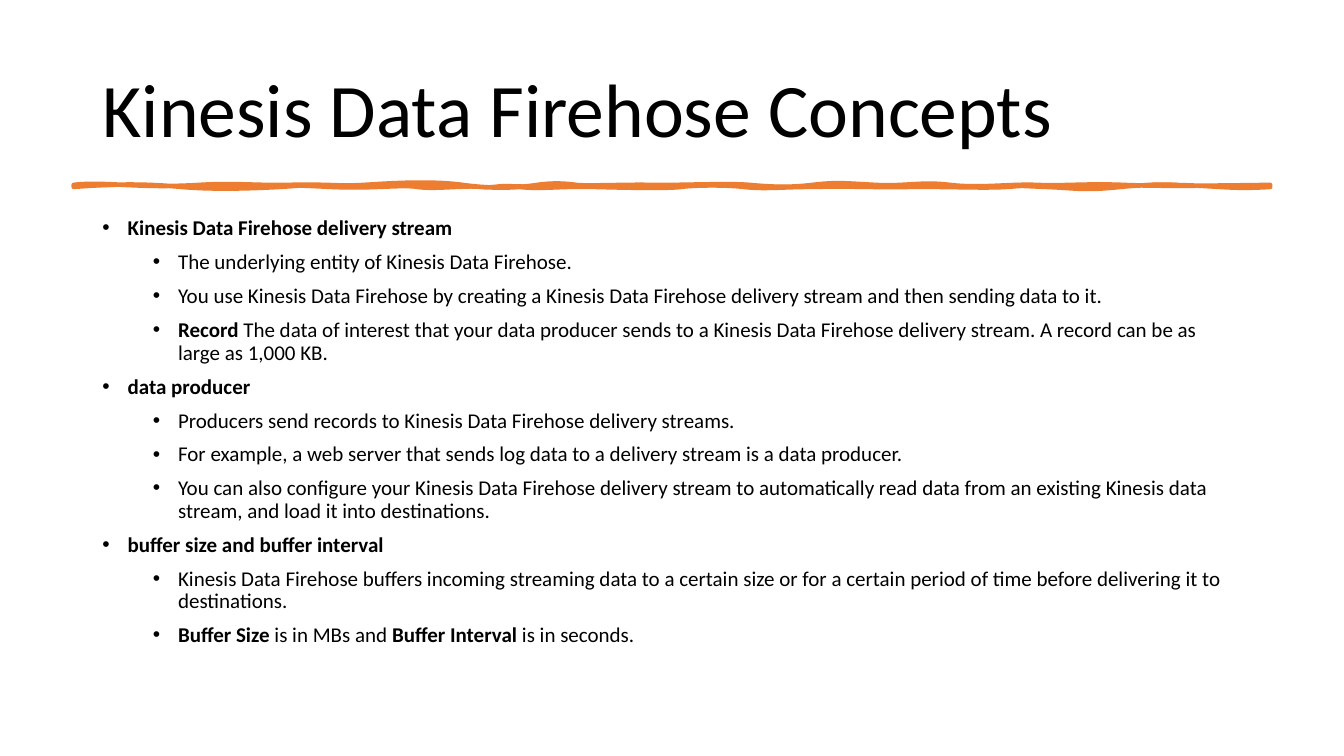
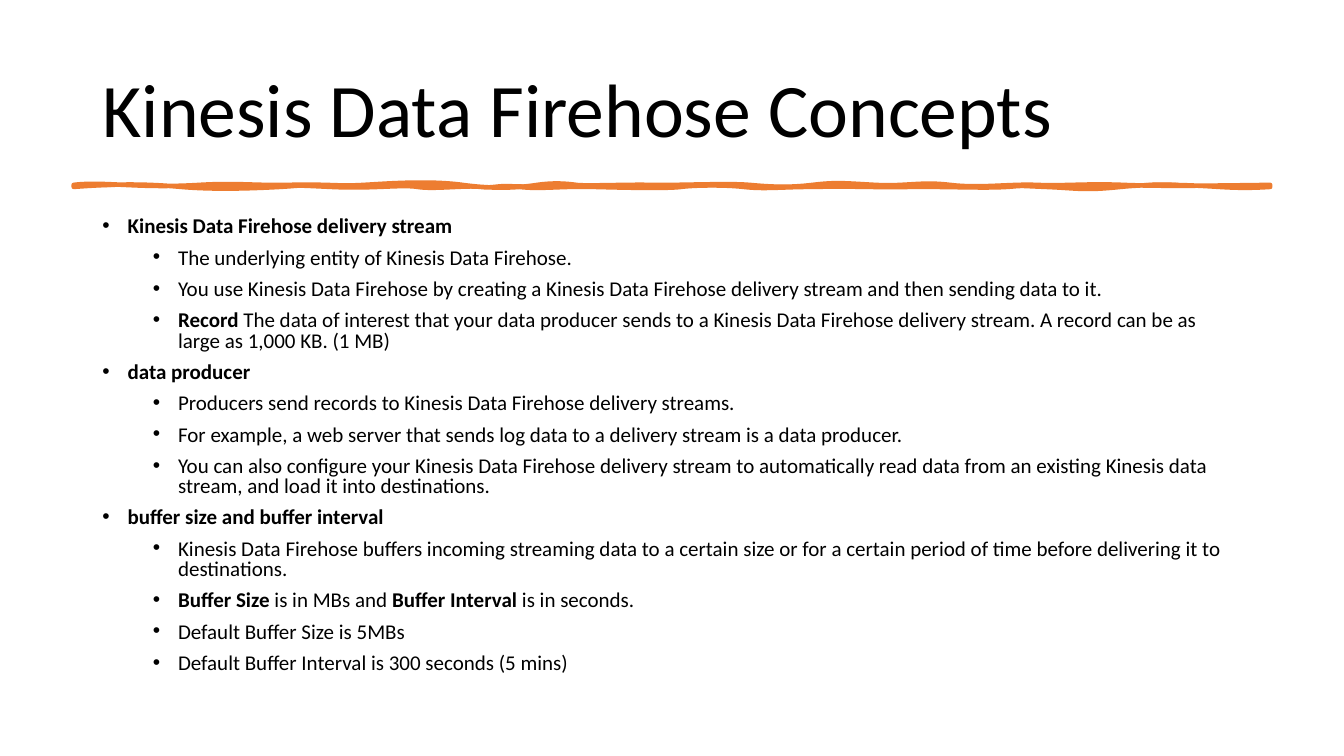
Before and after one commit to IlyaChakun/aws-iba-courses, a slide deck: slide 25 of lecture-materials/Analytics/Kinesis/Kinesis.pptx (slide 22 before the commit). Drawn at 1344x756 pixels with LibreOffice and Linux fonts; fonts in the diff are those of the drawing. Boxes give left, top, right and bottom in pixels: in the first picture for what was removed or moved away, otherwise in the second. Text is boxed around its words. In the diff, an @@ line names an element or a change of style, - is before the commit and + after.

```diff
--- a/lecture-materials/Analytics/Kinesis/Kinesis.pptx
+++ b/lecture-materials/Analytics/Kinesis/Kinesis.pptx
@@ text at <box>128,218,1220,607</box>: line spacing 0.9 to 0.8 @@
@@ text at <box>178,312,1196,352</box>: text changed @@
-  • Record The data of interest that your data producer sends to a Kinesis Data Firehose delivery stream. A record can be as large as 1,000 KB.
+  • Record The data of interest that your data producer sends to a Kinesis Data Firehose delivery stream. A record can be as large as 1,000 KB. (1 MB)
@@ text at <box>178,624,568,673</box>: paragraphs added @@
+  • Default Buffer Size is 5MBs
+  • Default Buffer Interval is 300 seconds (5 mins)
```
Also in this commit, not shown: 7 other slides changed, 4 slides added, 30 other files.
